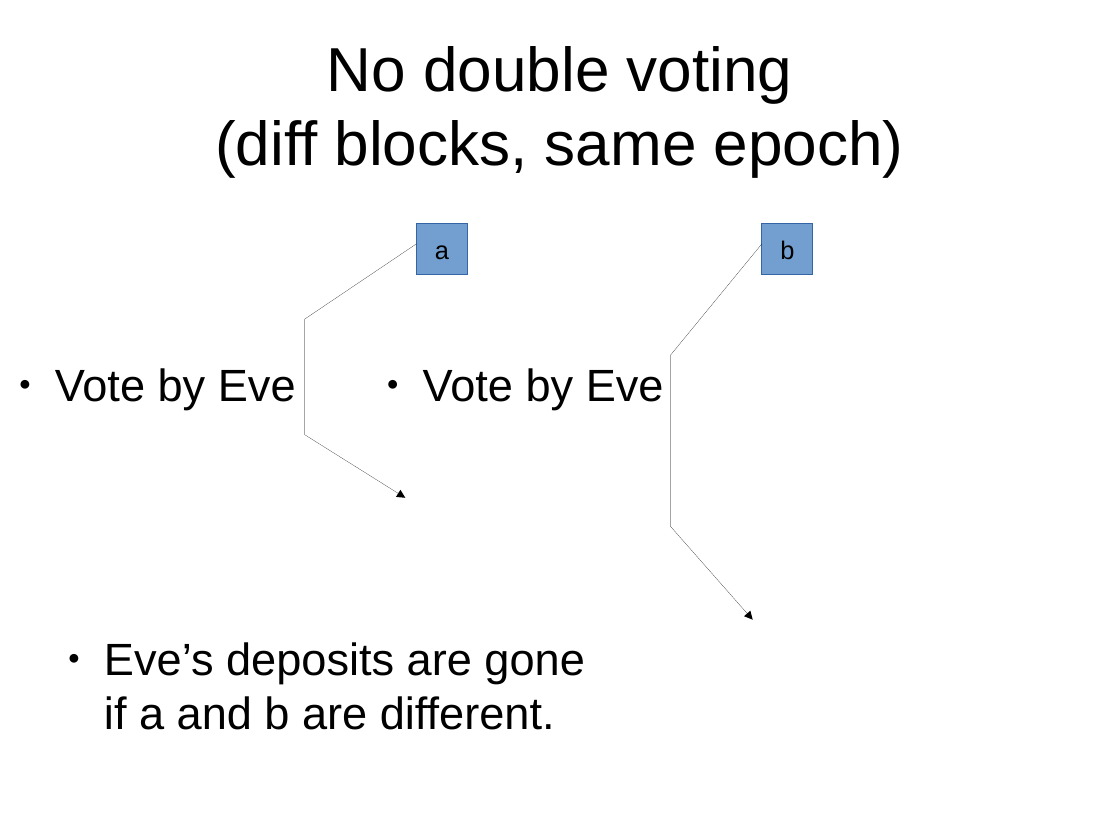
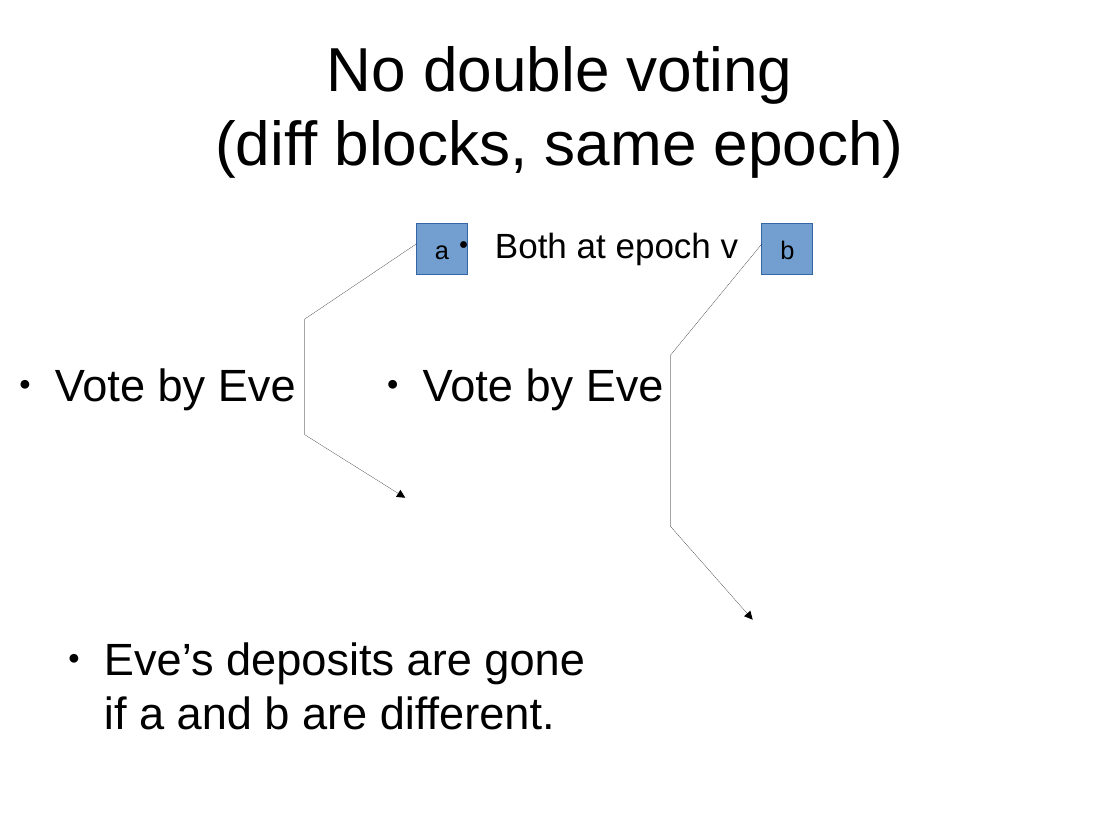
Before and after one commit to palmskog/pos, a slide deck: slide 4 of slide.odp. Drawn at 1120x840 pixels with LibreOffice and Linux fonts; fonts in the diff are those of the drawing. Boxes give left, top, right and bottom in pixels: in the first picture for what was removed or moved away, otherwise in the second. Text is boxed around its words. In the diff, an @@ line names an element or a change of style, - is before the commit and + after.

```diff
--- a/slide.odp
+++ b/slide.odp
@@ text added at (x1=495, y1=232, x2=738, y2=265), 24.8 pt, text #000000 @@
+● Both at epoch v
```
Also in this commit, not shown: 3 other slides changed.
